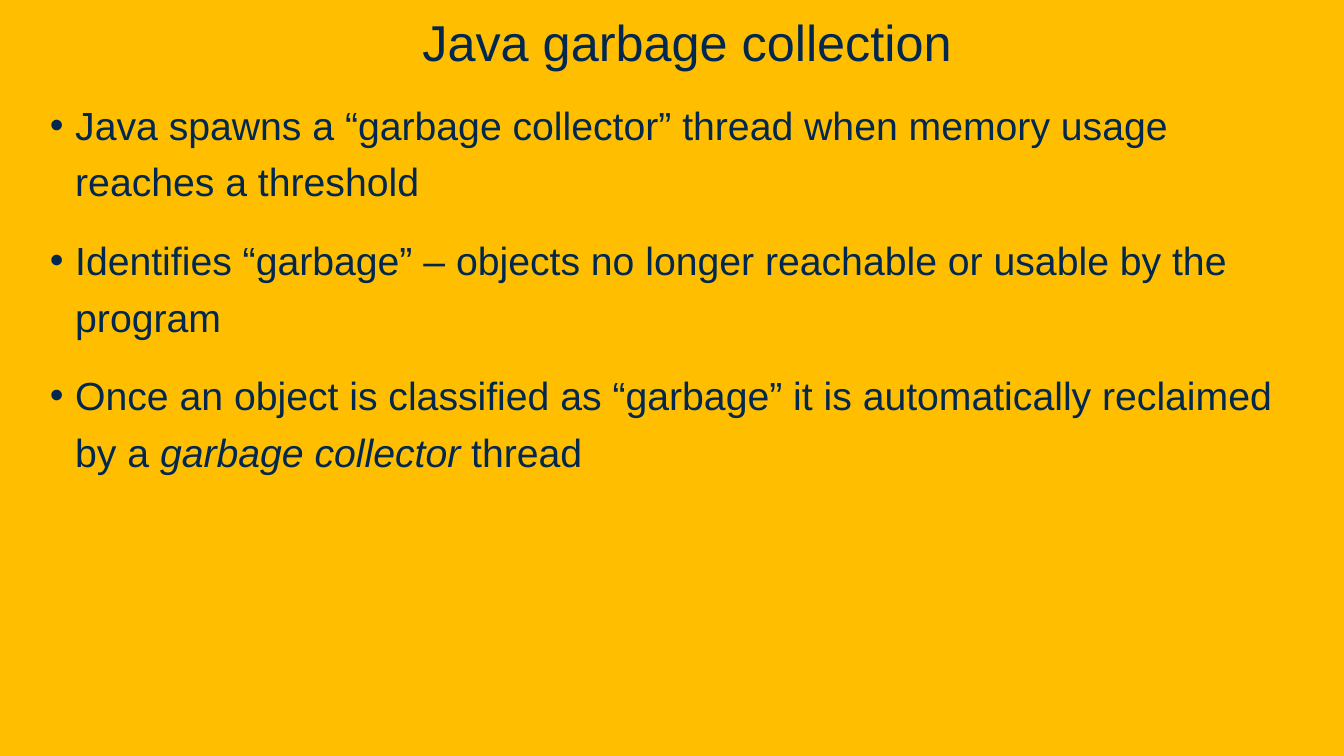
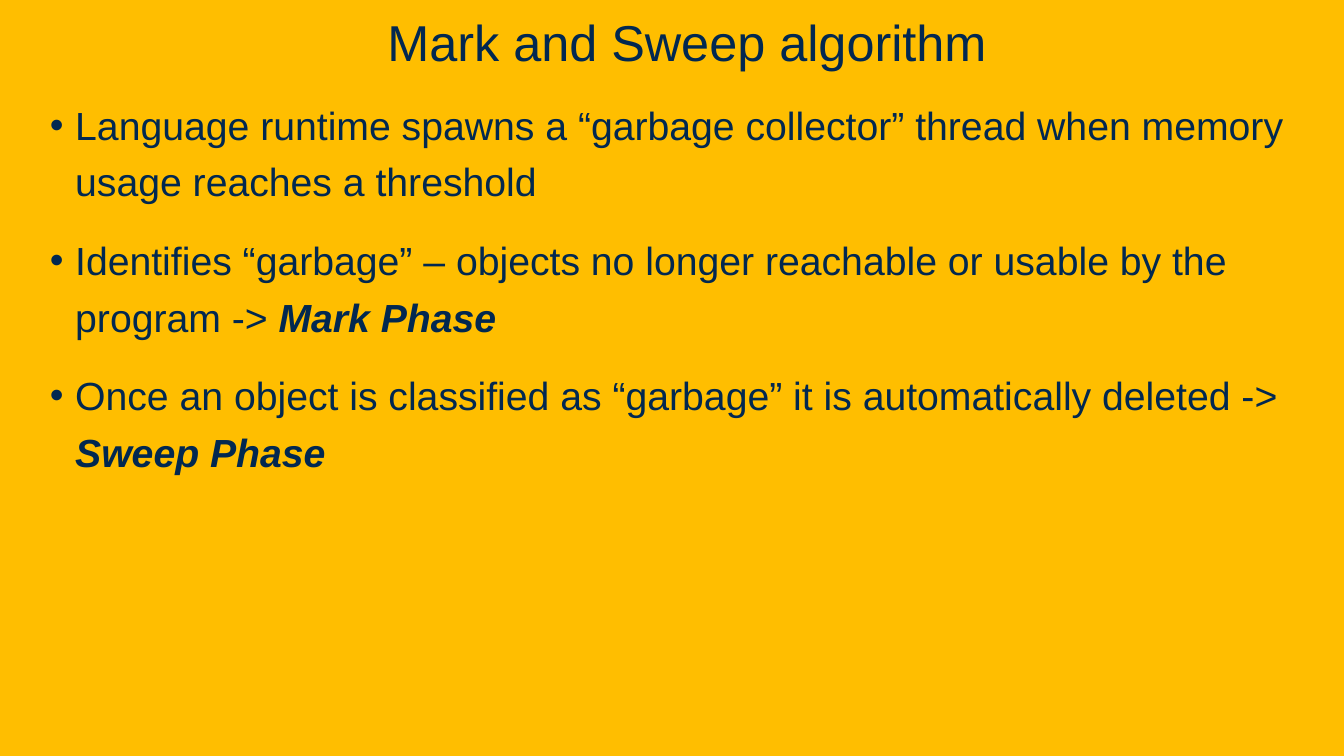
Before and after one commit to davsec-teaching/ECS160-Winter2025, a slide deck: slide 98 of slides/9_software_security.pptx (slide 93 before the commit). Drawn at 1344x756 pixels with LibreOffice and Linux fonts; fonts in the diff are those of the drawing; background and template pictures are left out. Boxes give left, top, right and bottom in pixels: in the first picture for what was removed or moved away, otherwise in the second. Text is boxed around its words. In the diff, an @@ line names an element or a change of style, - is before the commit and + after.

```diff
--- a/slides/9_software_security.pptx
+++ b/slides/9_software_security.pptx
@@ title at (387,24,986,71): text changed @@
-Java garbage collection
+Mark and Sweep algorithm
@@ text at (75,111,1283,475): text changed @@
-• Java spawns a “garbage collector” thread when memory usage reaches a threshold
-• Identifies “garbage” – objects no longer reachable or usable by the program
-• Once an object is classified as “garbage” it is automatically reclaimed by a garbage collector thread
+• Language runtime spawns a “garbage collector” thread when memory usage reaches a threshold
+• Identifies “garbage” – objects no longer reachable or usable by the program -> Mark Phase
+• Once an object is classified as “garbage” it is automatically deleted -> Sweep Phase
```
Also in this commit, not shown: 9 other slides changed, 16 slides added.
